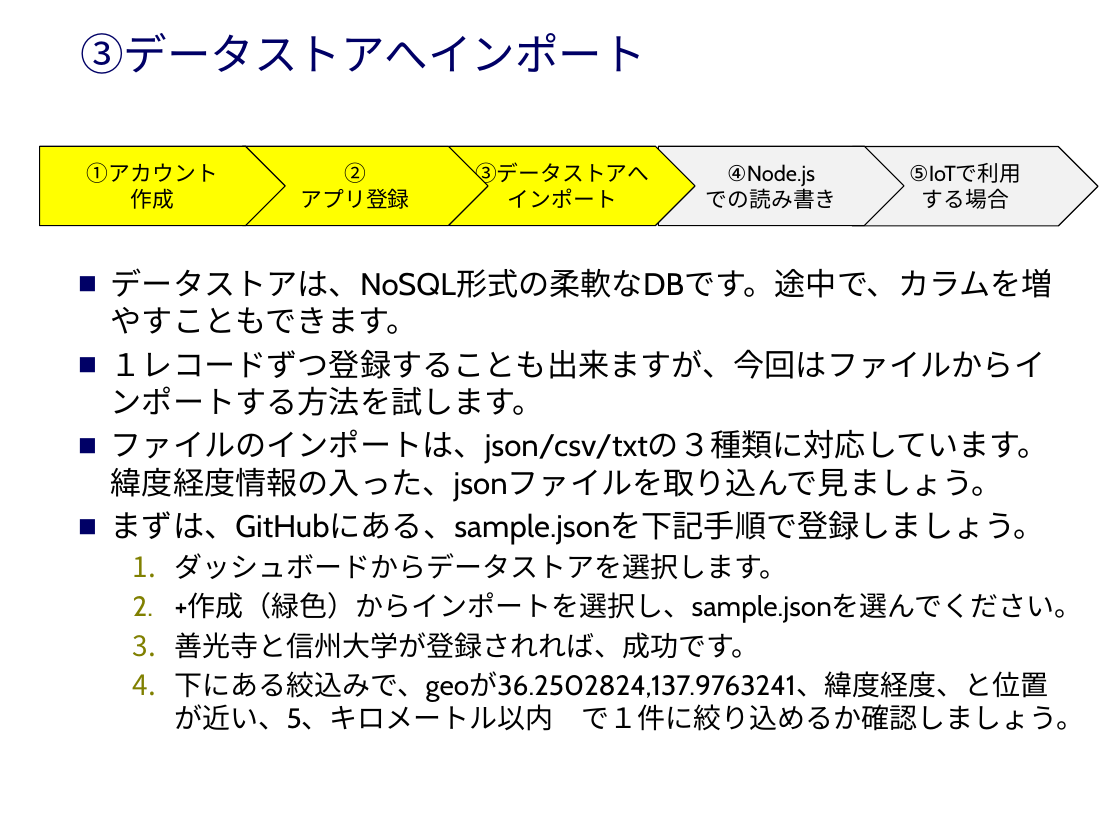
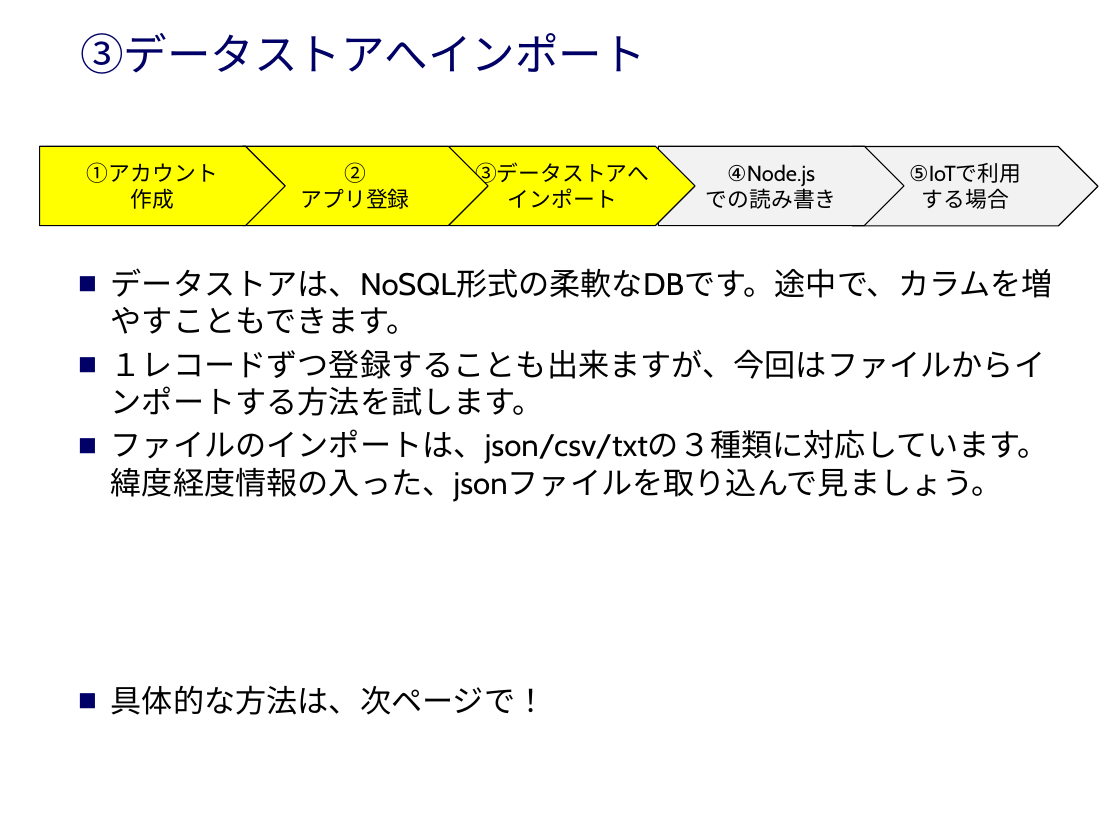
Before and after one commit to hiroyuki-ichikawa/NCMB_shinsyu, a slide deck: slide 10 of NCMB_ハンズオン.pptx (slide 7 before the commit). Drawn at 1120x840 pixels with LibreOffice and Linux fonts; fonts in the diff are those of the drawing; background and template pictures are left out. Boxes give left, top, right and bottom in pixels: in the first picture for what was removed or moved away, otherwise in the second. Text is boxed around its words. In the diff, an @@ line names an element or a change of style, - is before the commit and + after.

```diff
--- a/NCMB_ハンズオン.pptx
+++ b/NCMB_ハンズオン.pptx
@@ text at bbox=[111, 685, 547, 715]: text changed; size 18 to 20 pt @@
-■ まずは、GitHubにある、sample.jsonを下記手順で登録しましょう。
-  1. ダッシュボードからデータストアを選択します。
-  2. +作成（緑色）からインポートを選択し、sample.jsonを選んでください。
-  3. 善光寺と信州大学が登録されれば、成功です。
-  4. 下にある絞込みで、geoが36.2502824,137.9763241、緯度経度、と位置が近い、5、キロメートル以内 で１件に絞り込めるか確認しましょう。
+■ 具体的な方法は、次ページで！
```
Also in this commit, not shown: 6 other slides changed, 5 slides added.
